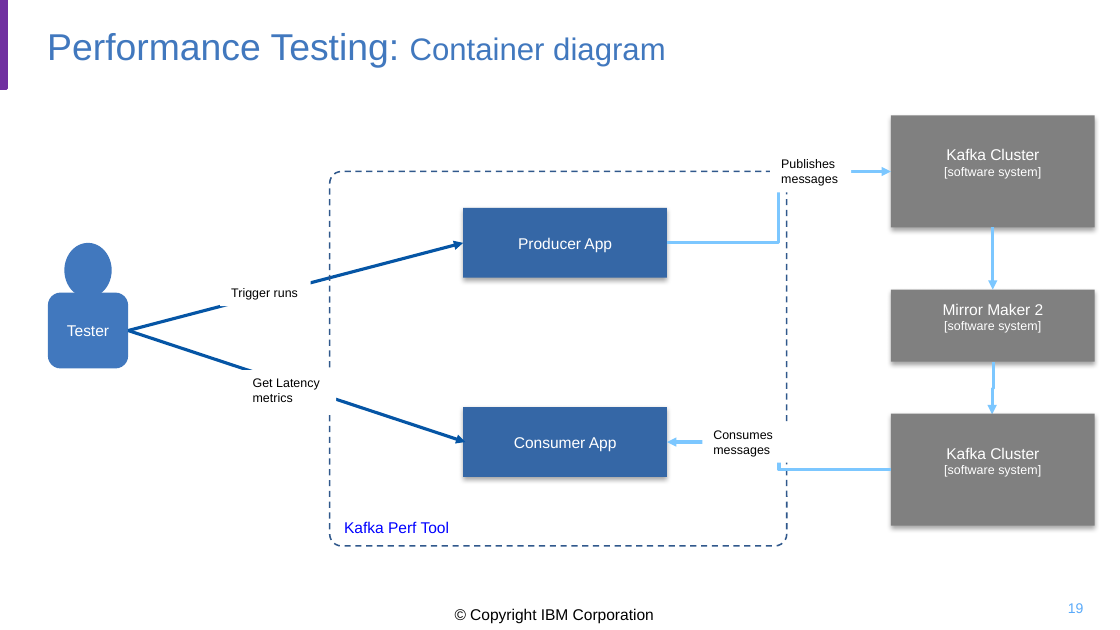
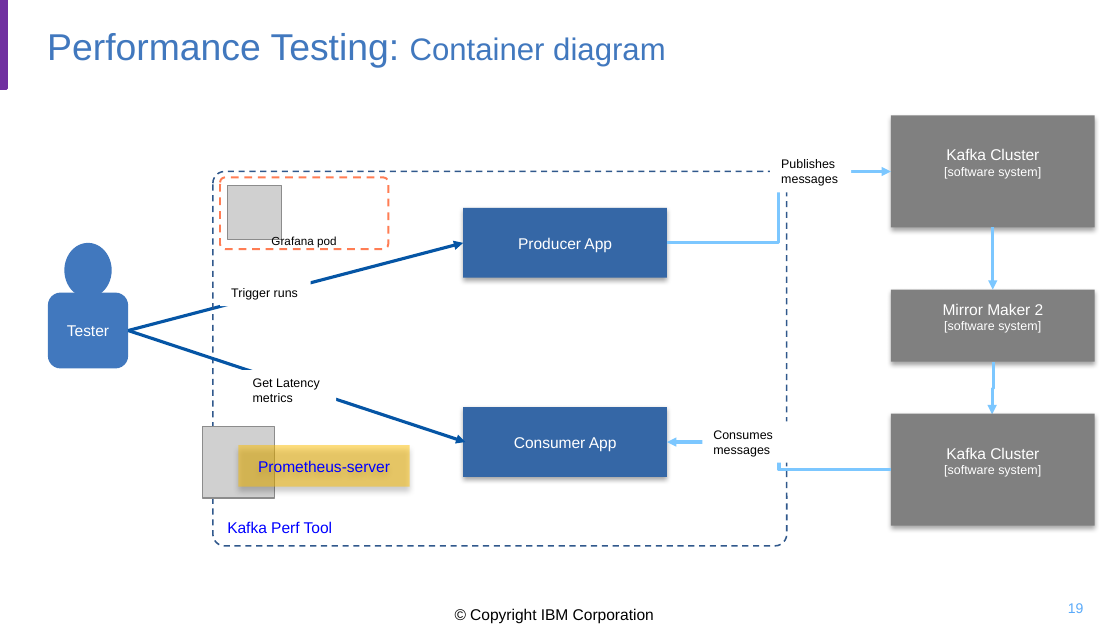
Before and after one commit to jbcodeforce/kp-data-replication, a slide deck: slide 19 of mm2-diagrams.pptx. Drawn at 1120x630 pixels with LibreOffice and Linux fonts; fonts in the diff are those of the drawing; grey boxes stand for pictures; background and template pictures are left out. Boxes give left, top, right and bottom in pixels: in the first picture for what was removed or moved away, otherwise in the second. Text is boxed around its words. In the diff, an @@ line names an element or a change of style, - is before the commit and + after.

```diff
--- a/mm2-diagrams.pptx
+++ b/mm2-diagrams.pptx
@@ rounded rectangle "Kafka Perf Tool": place and size @@
-rounded rectangle "Kafka Perf Tool" at (329,171,786,545)
+rounded rectangle "Kafka Perf Tool" at (213,171,786,545)
@@ rounded rectangle added at (220,177,388,249), outline #FF7D54 1.25 pt dashed, 7.5 pt, text #000000 @@
+Grafana pod
@@ picture added at (227,185,281,239) @@
@@ picture added at (203,427,274,498) @@
@@ rectangle added at (239,445,410,486), fill #FFC000 at 50% opacity, 10 pt, text #0000FF @@
+Prometheus-server
```
Also in this commit, not shown: 1 slide added, 22 other files.
